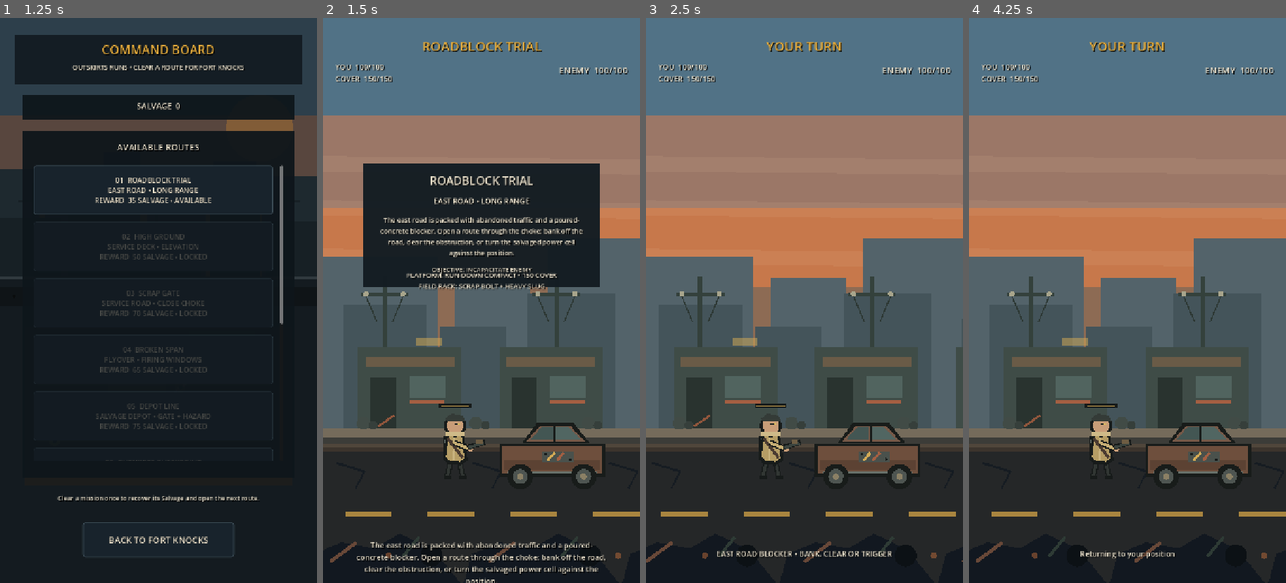
Above: before the commit, frames 1-4 (left to right).
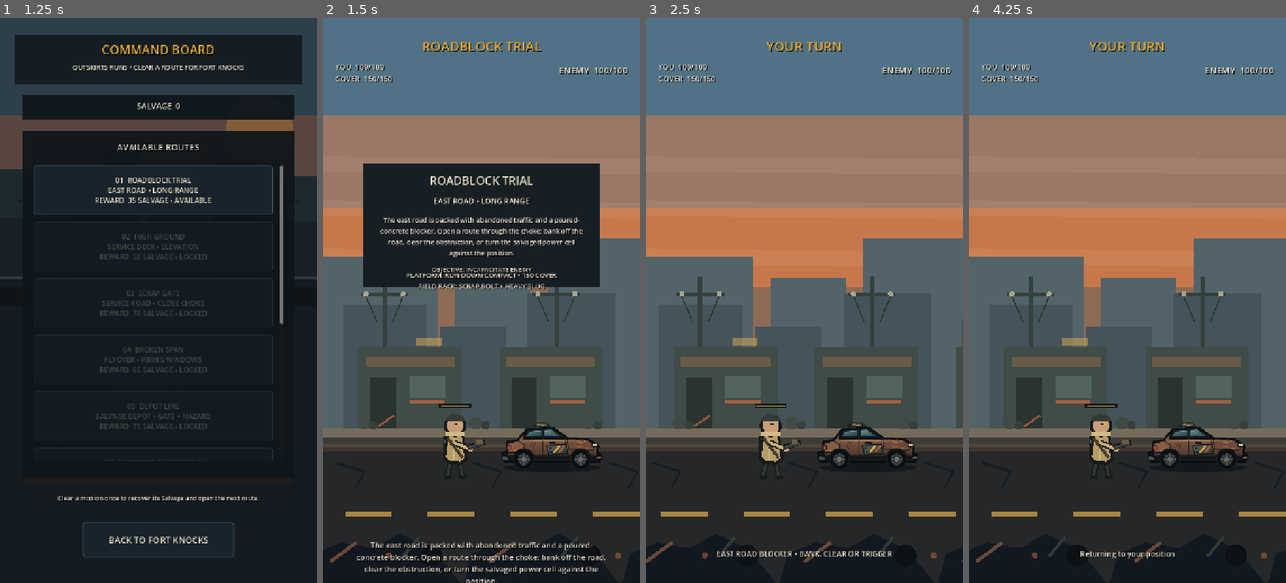
Above: after the commit, the same moments.

Repository: phantompixel-developer/FortKnocks
Game: Godot game, scene res://game/core/app.tscn
Same seed, same stepped clock (60 frames per second), same inputs: the game is played once before the commit and once after it.
Inputs (mouse positions are in pixels of both pictures, inside the frame that each line leads up to):
- Up to frame 1 (1.25 s): click "COMMAND BOARD CHOOSE THE NEXT…" at 0.5 s
- Up to frame 2 (1.5 s): click "01 ROADBLOCK TRIAL EAST ROAD …" at 1.25 s
- Up to frame 3 (2.5 s): tap Enter at 2 s; move the mouse to (874, 272) at 2.02 s; click (874, 272) at 2.17 s
- Up to frame 4 (4.25 s): drag from (1064, 328) to (1111, 413) at 2.77 s; move the mouse to (1159, 176) at 3.52 s; click (1159, 176) at 3.67 s

Frame 1 is identical in both runs. In frame 2, 2.1% of the frame differs, in the area x 55-90%, y 71-83%; in frame 3, 2.1%, in the area x 53-87%, y 71-83%; in frame 4, 2.1%.

Commit message:
art: use production Compact for player battle cover

Diff:
--- a/game/battle/destructible_cover.gd
+++ b/game/battle/destructible_cover.gd
@@ -1,5 +1,7 @@
 class_name DestructibleCover
 extends StaticBody2D
+
+const COMPACT_TEXTURE: Texture2D = preload("res://assets/art/production/vehicles/run_down_compact.svg")
 
 signal health_changed(current: int, maximum: int)
 signal destroyed
@@ -105,6 +107,13 @@
 	var stage := get_damage_stage()
 	if stage >= 3:
 		_draw_rubble()
+		return
+
+	# Player starting platform is the first authored production-art proof.
+	# Enemy/default cover remains on the existing procedural presentation until
+	# its own faction/platform art is explicitly authored.
+	if _visual_profile == 0 and facing > 0:
+		_draw_production_compact(stage)
 		return
 
 	var darkening := float(stage) * 0.11
@@ -164,6 +173,38 @@
 			PackedColorArray([Color("2d322f")])
 		)
 
+
+func _draw_production_compact(stage: int) -> void:
+	var target_width := _body_size.x + 40.0
+	var target_height := target_width * 0.5
+	var tint := Color.WHITE.darkened(float(stage) * 0.08)
+	var target := Rect2(
+		-target_width * 0.5,
+		-target_height * 0.72,
+		target_width,
+		target_height
+	)
+	draw_texture_rect(COMPACT_TEXTURE, target, false, tint)
+
+	# Damage remains authored by gameplay state instead of requiring separate
+	# sprite files for every HP value.
+	if stage >= 1:
+		draw_line(Vector2(-82, -44), Vector2(-44, -10), Color("1b2224"), 7.0)
+		draw_line(Vector2(38, -62), Vector2(20, -34), Color("d7c6a4", 0.72), 3.0)
+		draw_line(Vector2(-94, -12), Vector2(-58, -4), Color("b65c36", 0.76), 5.0)
+	if stage >= 2:
+		draw_polygon(
+			PackedVector2Array([
+				Vector2(50, -48),
+				Vector2(108, -43),
+				Vector2(101, -10),
+				Vector2(45, -16),
+			]),
+			PackedColorArray([Color("111820", 0.92)])
+		)
+		draw_line(Vector2(74, -58), Vector2(105, -18), Color("090d11"), 8.0)
+		draw_line(Vector2(-112, -38), Vector2(-82, 4), Color("090d11"), 7.0)
+
 func _draw_compact_cabin(shell: Color, outline: Color, body_top: float) -> void:
 	draw_polygon(
 		PackedVector2Array([
